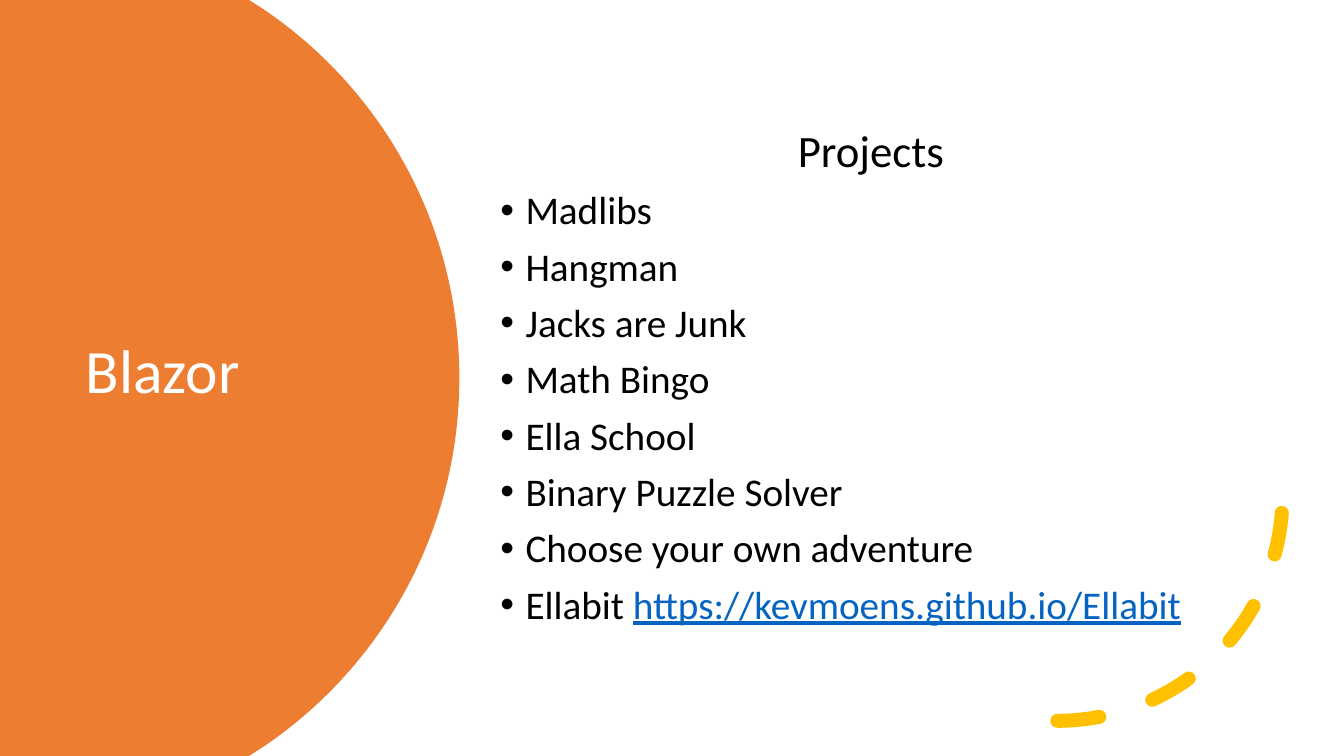
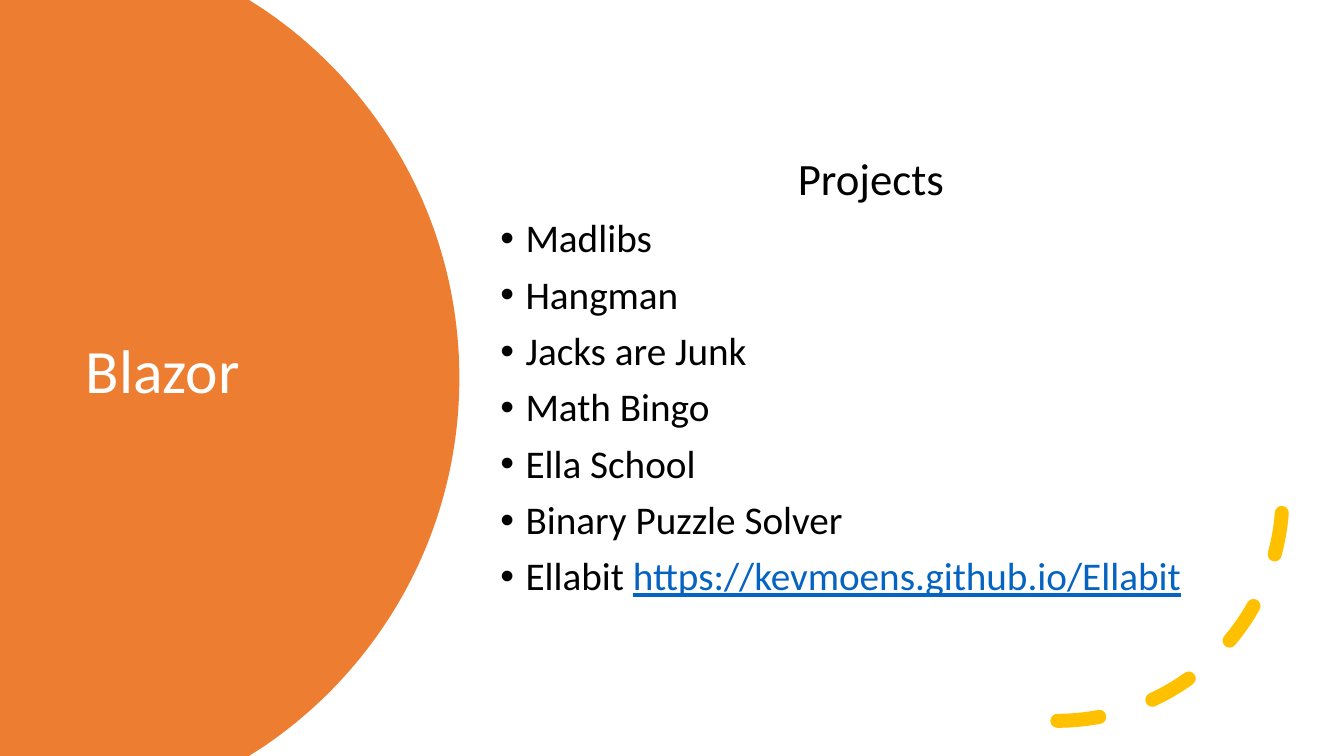
Before and after one commit to kevmoens/ThatConference2022, a slide deck: slide 16 of ThatConference2022.pptx (slide 17 before the commit). Drawn at 1344x756 pixels with LibreOffice and Linux fonts; fonts in the diff are those of the drawing. Boxes give left, top, right and bottom in pixels: in the first picture for what was removed or moved away, otherwise in the second. Text is boxed around its words. In the diff, an @@ line names an element or a change of style, - is before the commit and + after.

```diff
--- a/ThatConference2022.pptx
+++ b/ThatConference2022.pptx
@@ text at [526, 534, 974, 569]: paragraph removed @@
-• Choose your own adventure
```
Also in this commit, not shown: 4 other slides changed, 1 other file.
